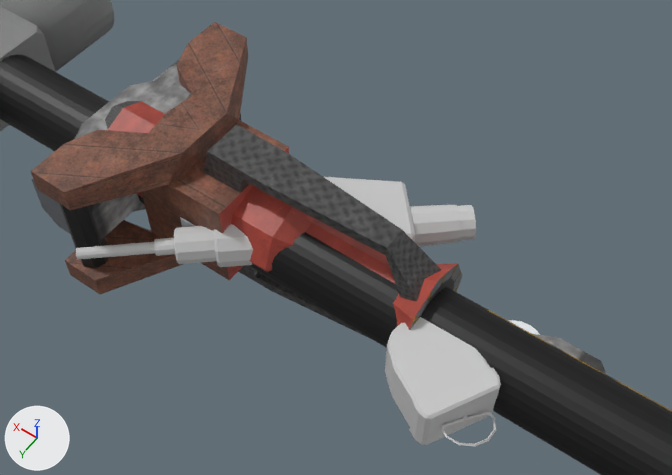
The Blender file Assets/homestead/models/tools.blend, before and after one commit.
Both versions are drawn from a 50 mm camera at (-0.467, 0.711, 1.171) aimed at (0.053, -0.018, 0.027). Every picture has the same lights, and +X, +Y and +Z are marked at lower left.

Names of what the first picture shows: 'hammer', 'hammer2', 'jackhammer', 'pistolgrip'.
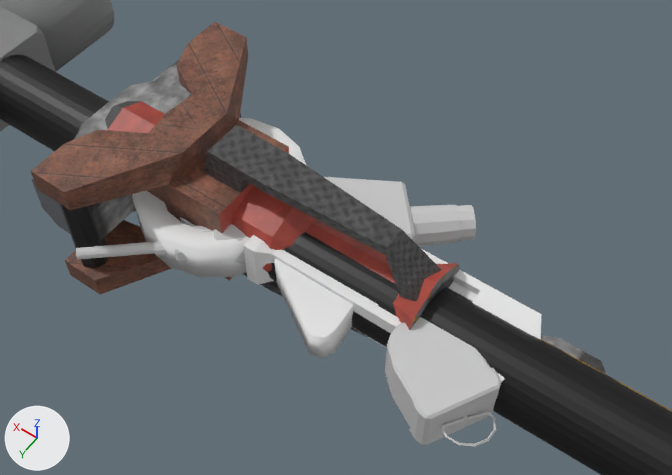
Commit message: Clamp Multimeter mesh for electricity gadget

The change, as JSON lines over the scene's bpy script:
```json
{"op": "add", "block": "mat_material", "code": ["mat_material = diffuse_material('Material')", "mat_material.base_color = (0.8, 0.8, 0.8)  # white #e7e7e7"]}
{"op": "add", "block": "me_cube", "code": ["me_cube = bpy.data.meshes.new('Cube')", "me_cube.from_pydata(...)  # 158 vertices, 130 faces; spans x -2.1..2.1, y -11.5..8.4, z -1.2..1.2", "me_cube.materials.append(mat_material)  # white #e7e7e7"]}
{"op": "add", "block": "ob_clamp", "code": ["ob_clamp = bpy.data.objects.new('clamp', me_cube)", "ob_clamp.location = (0.0, 0.0, 0.0)", "ob_clamp.rotation_euler = (0.0, 0.0, 1.571)  # degrees (0, 0, 90)", "ob_clamp.scale = (0.0705, 0.0352, 0.0352)"]}
```

What differs and where, as boxes (x1, y1, x2, y2) in the pictures (672 x 475 px):
```json
{"object": "clamp", "change": "added", "after": [132, 118, 542, 383]}
```
